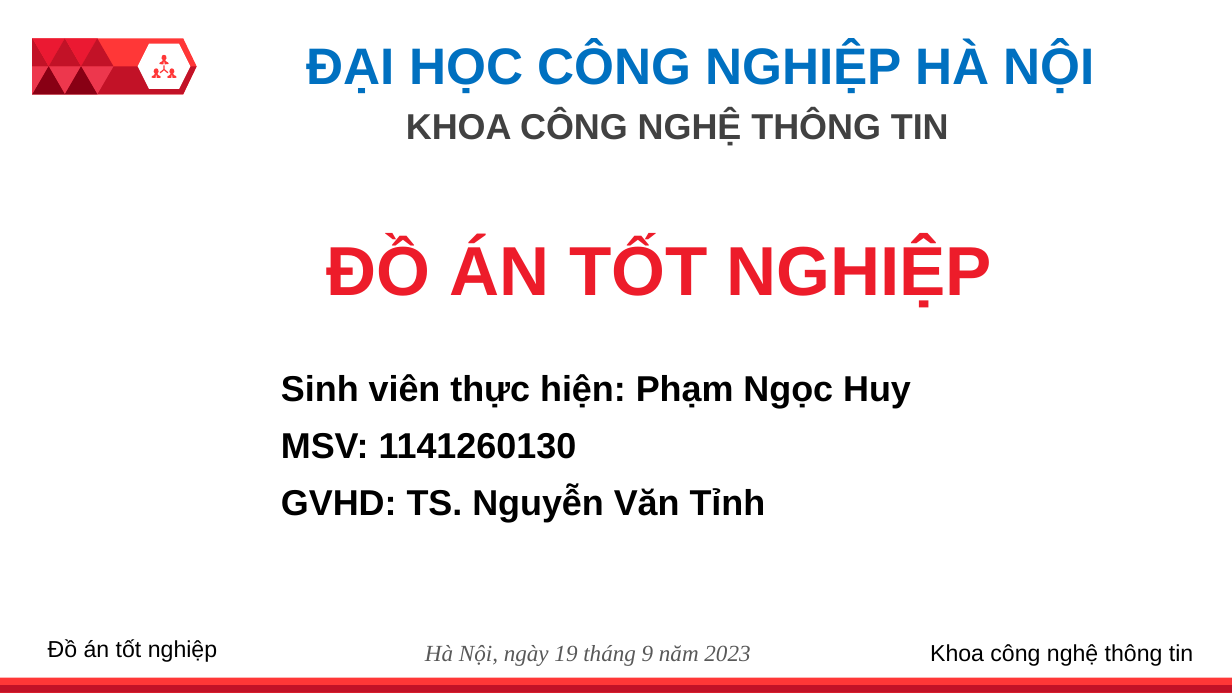
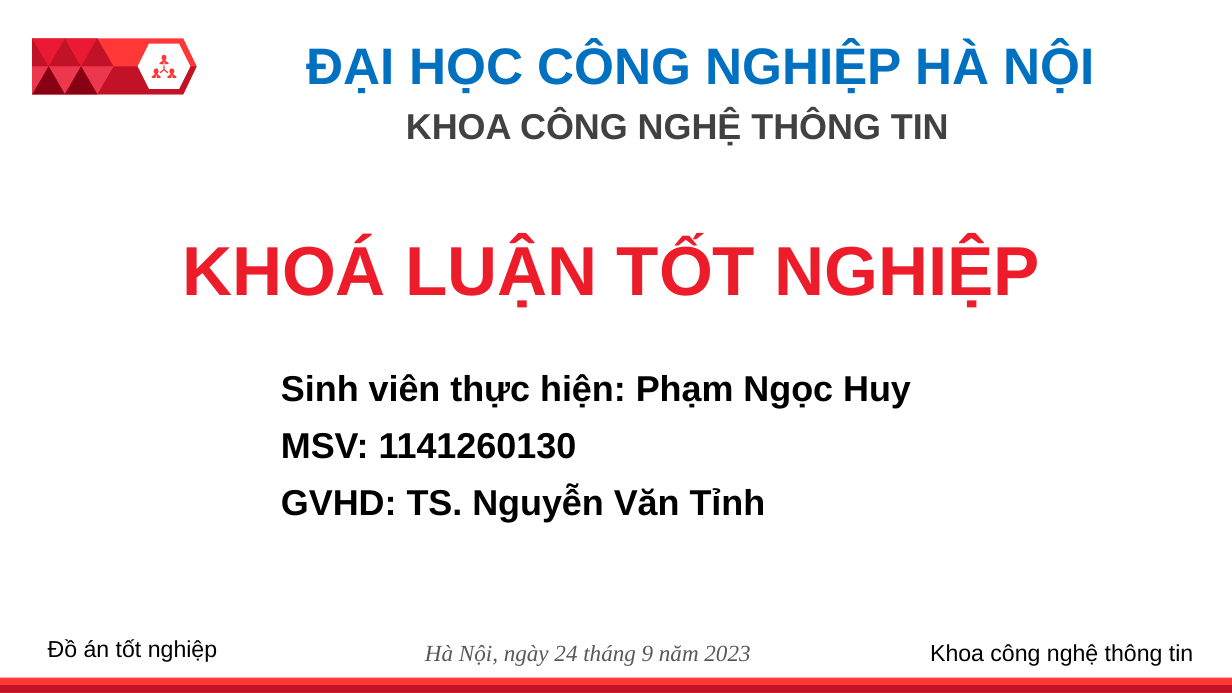
Before and after one commit to huyphamngoc98nb/do_an_dai_hoc2023, a slide deck: slide 1 of HTTT_1141260130_PhamNgocHuy_DAK14_HKP.pptx. Drawn at 1232x693 pixels with LibreOffice and Linux fonts; fonts in the diff are those of the drawing. Boxes give left, top, right and bottom in pixels: in the first picture for what was removed or moved away, otherwise in the second. Text is boxed around its words. In the diff, an @@ line names an element or a change of style, - is before the commit and + after.

```diff
--- a/HTTT_1141260130_PhamNgocHuy_DAK14_HKP.pptx
+++ b/HTTT_1141260130_PhamNgocHuy_DAK14_HKP.pptx
@@ text at <box>182,240,1039,308</box>: text changed @@
-ĐỒ ÁN TỐT NGHIỆP
+KHOÁ LUẬN TỐT NGHIỆP
@@ text at <box>425,645,750,666</box>: text changed @@
-Hà Nội, ngày 19 tháng 9 năm 2023
+Hà Nội, ngày 24 tháng 9 năm 2023
```
Also in this commit, not shown: 2 other slides changed, 4 other files.
